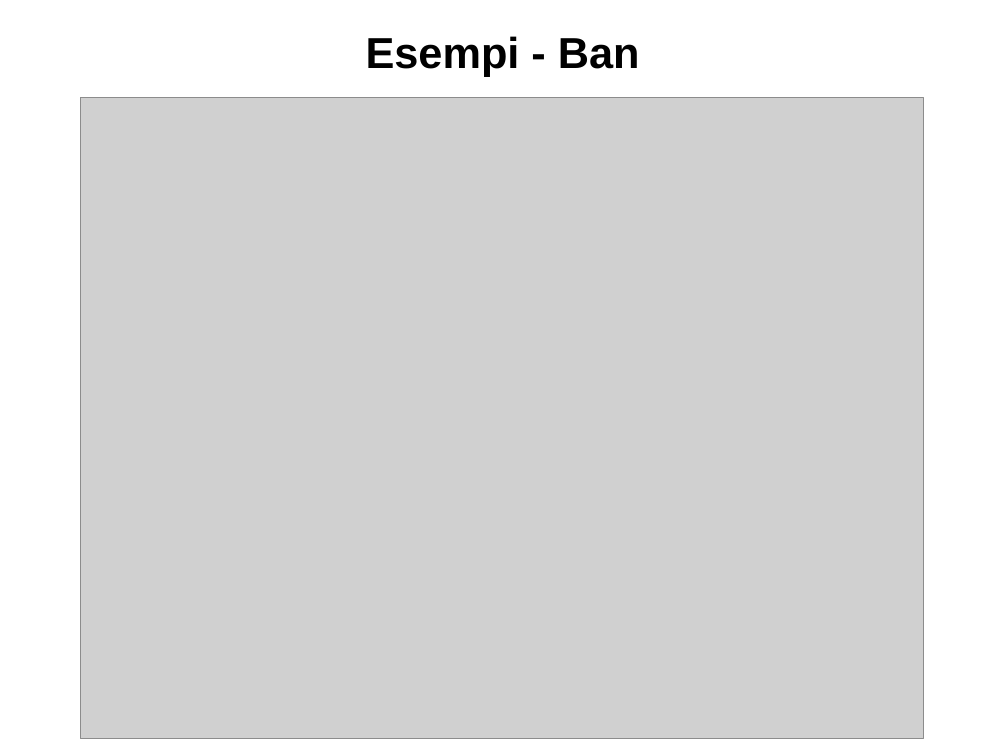
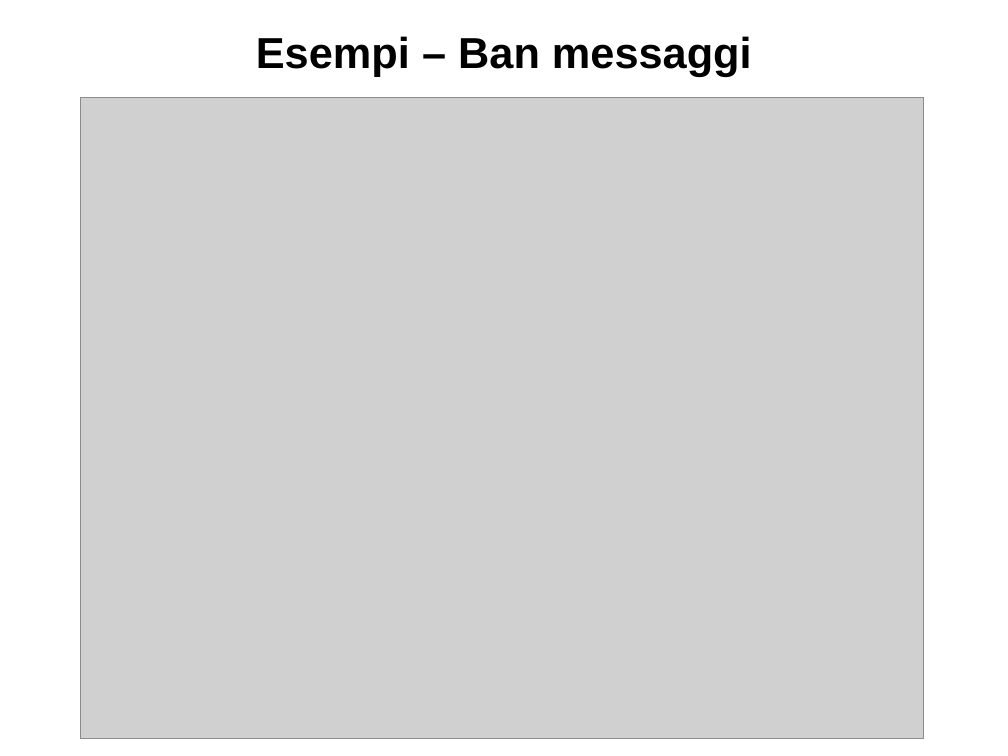
Before and after one commit to cgiaccar/Whatsapp2.0, a slide deck: slide 9 of PowerPointWha2.0.pptx. Drawn at 1008x756 pixels with LibreOffice and Linux fonts; fonts in the diff are those of the drawing; grey boxes stand for pictures. Boxes give left, top, right and bottom in pixels: in the first picture for what was removed or moved away, otherwise in the second. Text is boxed around its words. In the diff, an @@ line names an element or a change of style, - is before the commit and + after.

```diff
--- a/PowerPointWha2.0.pptx
+++ b/PowerPointWha2.0.pptx
@@ text at box(256, 36, 752, 76): text changed @@
-Esempi - Ban
+Esempi – Ban messaggi
```
Also in this commit, not shown: 1 other slide changed, 1 slide added.
